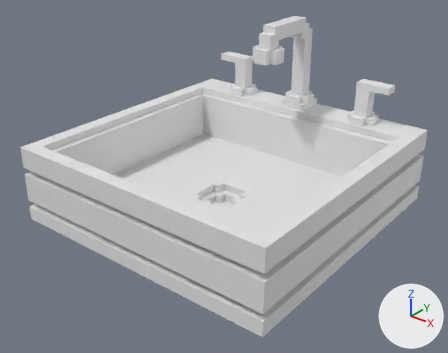
Before and after pictures for a commit that changed the FBX model OperationCoffeeShop/Assets/Art and Design/Models/Sink_Final.fbx.
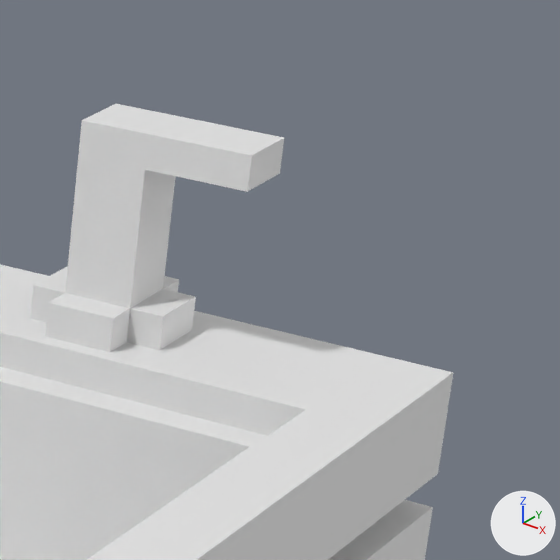
The first picture shows the older version from a camera (50 mm lens) standing at (-0.0697, -0.0777, 0.1031) and looking at (-0.1828, 0.0637, 0.0155). The close-ups show both versions on the part from 76% to 100% of the width and 17% to 47% of the height of that picture; other places that the commit changed are outside them. The axes (+X, +Y, +Z) are drawn at lower right. The lights are the same throughout. Materials are left out; every surface is plain grey. Where no turn or scale is listed for an object, it has been applied to the vertices.

Names of what the first close-up shows: 'SinkHandle_Cold', 'sink'.
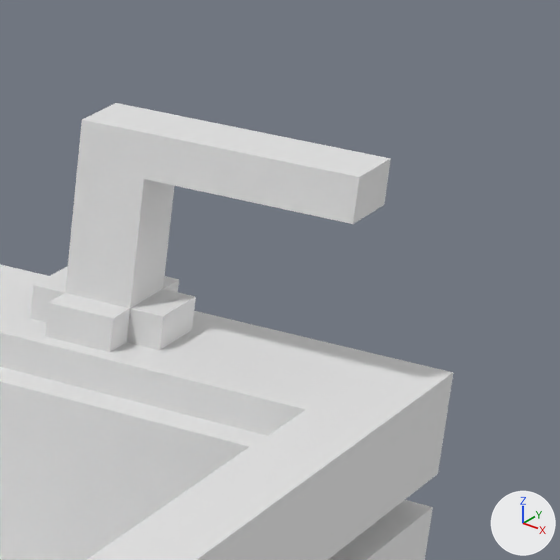
Scene script edits in JSON lines:
```json
{"block": "me_mesh_001", "where": "me_mesh_001.from_pydata(...)  # 32 vertices, 25 faces; spans x -0.00471..0.00945, y -0.00472..0.00472, z -0.00708..0.00708"}
{"block": "me_mesh_001", "where": "# used by ob_sinkhandle_cold; location = (-0.15941, 0.11169, 0.03304)"}
{"block": "me_mesh_001", "change": "me_mesh_001 part 1"}
{"op": "set", "path": "me_mesh_001.vertices[12].co", "old": "(-0.00235, -0.00236, 0.00708)", "new": "(-0.00235, -0.00236, 0.00713)", "note": "pixel (81, 120) -> pixel (81, 119)"}
{"op": "set", "path": "me_mesh_001.vertices[13].co", "old": "(-0.00235, 0.00236, 0.00708)", "new": "(-0.00235, 0.00236, 0.00713)", "note": "pixel (115, 103) -> pixel (116, 102)"}
{"op": "set", "path": "me_mesh_001.vertices[14].co", "old": "(0.00945, 0.00236, 0.00708)", "new": "(0.01653, 0.00236, 0.00713)", "note": "pixel (284, 137) -> pixel (390, 158)"}
{"op": "set", "path": "me_mesh_001.vertices[15].co", "old": "(0.00945, -0.00236, 0.00708)", "new": "(0.01653, -0.00236, 0.00713)", "note": "pixel (251, 155) -> pixel (359, 177)"}
{"op": "set", "path": "me_mesh_001.vertices[16].co", "old": "(0.00945, 0.00236, 0.00472)", "new": "(0.01653, 0.00236, 0.0041)", "note": "pixel (279, 173) -> pixel (384, 204)"}
{"op": "set", "path": "me_mesh_001.vertices[17].co", "old": "(0.00945, -0.00236, 0.00472)", "new": "(0.01653, -0.00236, 0.0041)", "note": "pixel (247, 191) -> pixel (352, 224)"}
{"op": "set", "path": "me_mesh_001.vertices[22].co", "old": "(0.00237, 0.00236, 0.00472)", "new": "(0.00237, 0.00236, 0.0041)"}
{"op": "set", "path": "me_mesh_001.vertices[23].co", "old": "(0.00237, -0.00236, 0.00472)", "new": "(0.00237, -0.00236, 0.0041)", "note": "pixel (144, 169) -> pixel (143, 178)"}
```

Boxes [x1, y1, x2, y2] around the edits, measured in the close-ups (560 x 560 px; the box of a moved part takes in the faces that stretch with it):
```json
{"object": "SinkHandle_Cold", "change": "reshaped", "before": [30, 104, 284, 352], "after": [30, 103, 391, 352], "on screen": "42% wider"}
{"part": 1, "of": "me_mesh_001", "change": "moved or reshaped", "before": [82, 104, 284, 192], "after": [82, 103, 391, 224]}
```
